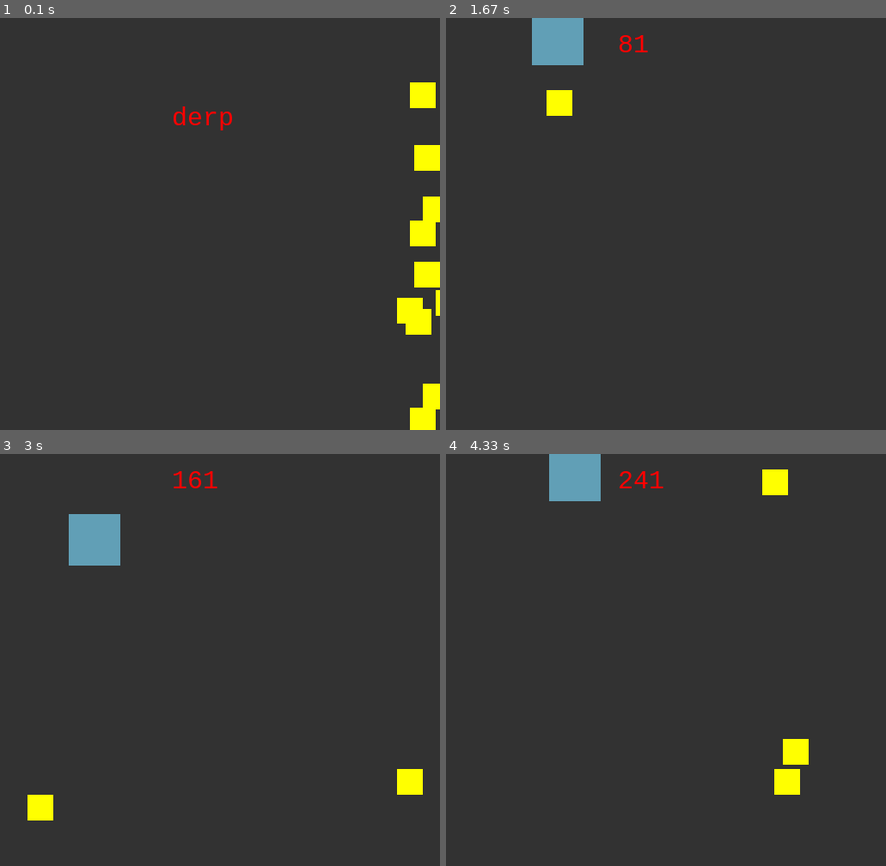
Above: before the commit, frames 1-4 (two rows, left to right).
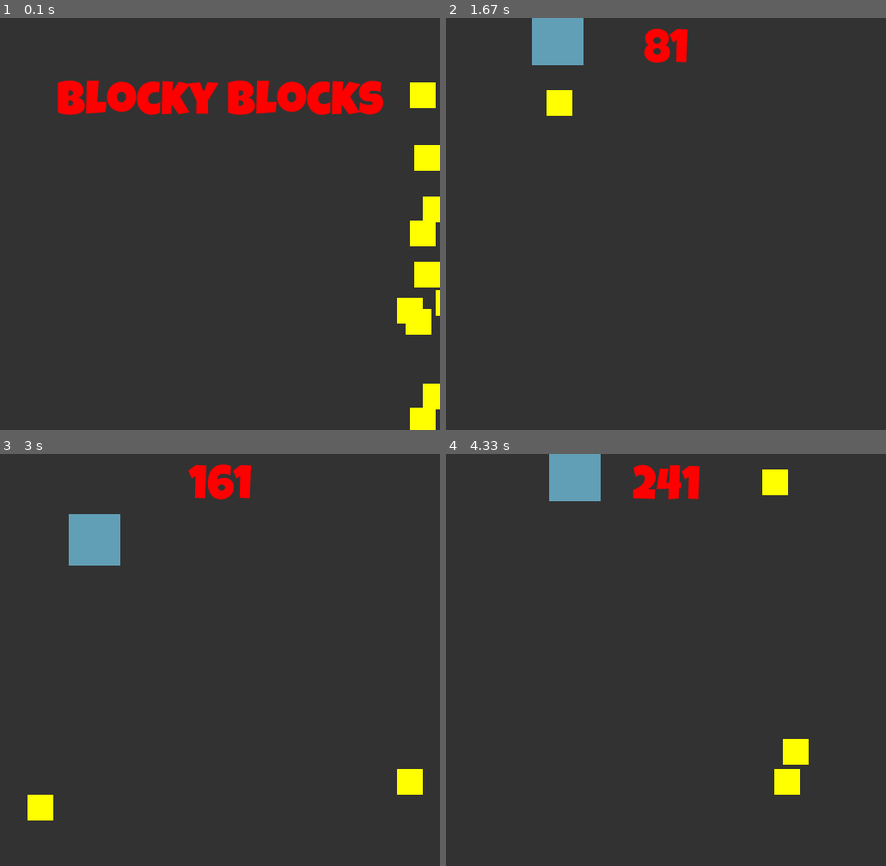
Above: after the commit, the same moments.

Repository: tfb414/code-practice
Game: pygame game, started from DigitalCrafts/Week2/Day3/blockyblocks.py
Two runs of this game, one before a commit and one after it. Both use one fixed random seed, a clock stepped at 60 frames per second and the inputs below. The source is Python 2; it was converted automatically to run under Python 3.
Inputs:
- Up to frame 1 (0.1 s): no input
- Up to frame 2 (1.67 s): tap Enter at 0.33 s; hold Up 1.17-1.63 s
- Up to frame 3 (3 s): hold Right 1.67-2.13 s; hold Left 2.17-2.7 s; hold Down from 2.73 s (still down)
- Up to frame 4 (4.33 s): release Down at 3.03 s; hold Left 3.07-3.47 s; hold Up 3.5-3.87 s; hold Right from 3.9 s (still down)

The runs differ from the first frame. In frame 1, 4.4% of the frame differs, in the area x 13-88%, y 15-28%; in frame 2, 0.7%; in frame 3, 0.9%; in frame 4, 1.0%.

Commit message:
adds menu and font changes

Diff:
--- a/DigitalCrafts/Week2/Day3/blockyblocks.py
+++ b/DigitalCrafts/Week2/Day3/blockyblocks.py
@@ -11,7 +11,8 @@
             self.width = 512
             self.height = 480
             self.screen = pygame.display.set_mode((self.width, self.height))
-            self.font = pygame.font.SysFont("monospace", 30)
+            self.score_font = pygame.font.Font("/Users/timbrady/Documents/Development/Code-practice/DigitalCrafts/Week2/day3/fonts/LuckiestGuy.ttf", 15)
+            self.font = pygame.font.Font("/Users/timbrady/Documents/Development/Code-practice/DigitalCrafts/Week2/day3/fonts/LuckiestGuy.ttf", 55)
             self.game_setup = pygame.display.set_caption('BlockyBlocks')
             self.clock = pygame.time.Clock()
             self.color = (97, 159, 182)
@@ -19,6 +20,7 @@
             self.number_of_blocks = 1
             self.score_count = 1
             self.quit = False
+
 
         def block_mover(self, number_of_blocks, array_of_blocks):
             for block in array_of_blocks.blocks_array:
@@ -41,12 +43,12 @@
         def show_score(self, score_count):
             score_count = str(int(score_count) + 1)
             score = game_world.font.render(score_count, 1, (255,0,0))
-            game_world.screen.blit(score, (200, 15))
+            score_rect = score.get_rect(center=(game_world.width/2, 40))
+            game_world.screen.blit(score, score_rect)
             return score_count
 
         def difficulty(self, score_count, array_of_blocks, number_of_blocks):
             if (int(score_count) % 100 == 0):
-                print score_count, (int(score_count) % 100 == 0)
                 array_of_blocks.spawn(1)
                 number_of_blocks = number_of_blocks + 1
             return number_of_blocks
@@ -63,8 +65,9 @@
                     if pressed[pygame.K_RETURN]:
                         game_world.game_loop()
                 game_world.screen.fill((50,50,50))
-                menu = game_world.font.render("derp", 1, (255,0,0))
-                game_world.screen.blit(menu, (200, 100))
+                menu = game_world.font.render("Blocky Blocks", 1, (255,0,0))
+                menu_rect = menu.get_rect(center=(game_world.width/2, 100))
+                game_world.screen.blit(menu,menu_rect)
                 game_world.block_mover(game_world.number_of_blocks, array_of_blocks)
                 pygame.display.update()
                 game_world.clock.tick(60)
Binary file added: DigitalCrafts/Week2/Day3/fonts/LuckiestGuy.ttf
Not shown, changed: DigitalCrafts/Week2/Day3/.DS_Store
Not shown, added: DigitalCrafts/Week2/Day3/fonts/.DS_Store
